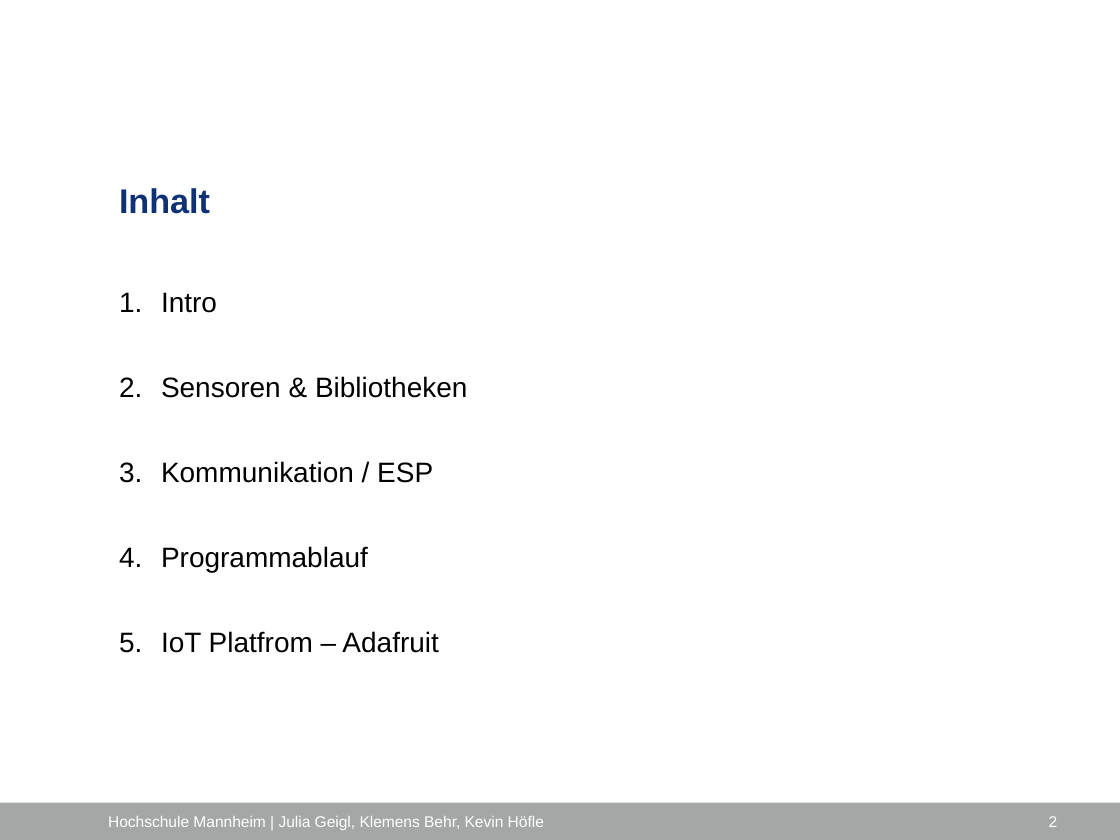
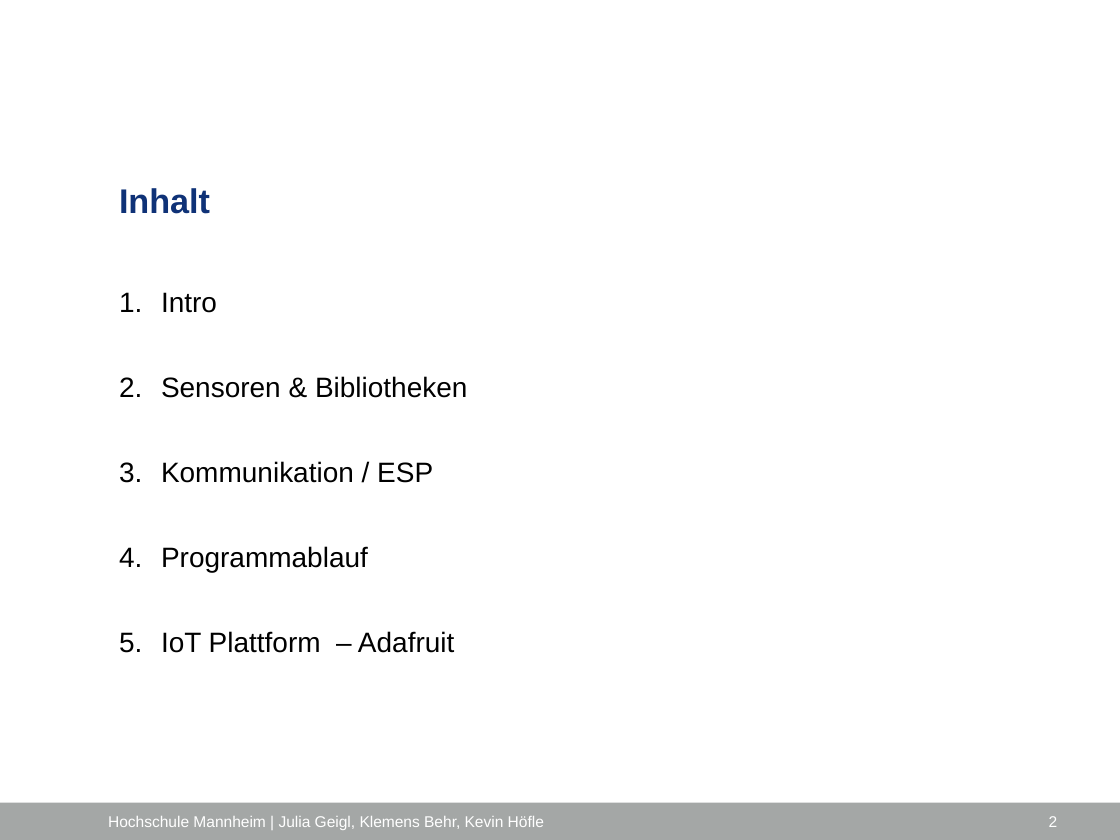
Before and after one commit to ProjektlaborEmbeddedSecurity/Presentation, a slide deck: slide 2 of PES_FH_VERS.pptx. Drawn at 1120x840 pixels with LibreOffice and Linux fonts; fonts in the diff are those of the drawing; background and template pictures are left out. Boxes give left, top, right and bottom in pixels: in the first picture for what was removed or moved away, otherwise in the second. Text is boxed around its words. In the diff, an @@ line names an element or a change of style, - is before the commit and + after.

```diff
--- a/PES_FH_VERS.pptx
+++ b/PES_FH_VERS.pptx
@@ text at box(161, 631, 454, 653): text changed @@
-5. IoT Platfrom – Adafruit
+5. IoT Plattform – Adafruit
```
Also in this commit, not shown: 5 other slides changed.
